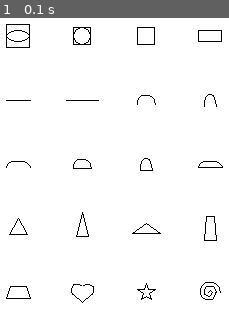
Above: before the commit, frame 1.
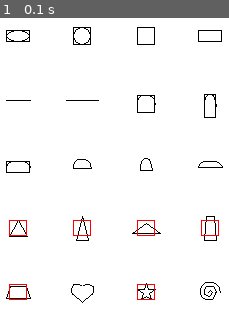
Above: after the commit, the same moment.

Repository: StellaSlater241203/GroupEProject
Game: pygame game, started from shapetesting.py
Same seed, same stepped clock (60 frames per second), same inputs: the game is played once before the commit and once after it.
Inputs:
- Up to frame 1 (0.1 s): no input

The runs differ from the first frame. In frame 1, 1.2% of the frame differs, in the area x 2-96%, y 2-97%.

Commit message:
more stuff

Diff:
--- a/Face Dataset Generator.py
+++ b/Face Dataset Generator.py
@@ -590,7 +590,7 @@
 def draw_face(face, featureGenOrder, featureNumbers, genOrder, eyeChecks, eyeCopiesFrom,
             eyeSides, noseChecks, mouthChecks, eyeShapes, noseShapes, mouthShapes, eyeSizes,
             noseSizes, mouthSizes, eyeRotations, noseRotations, mouthRotations):
-    largestRadius = [12,9,13,14,6,18,10,9,13,10,9,13,11,10,15,14,14,14,10,12]
+    largestRadius = [12,9,13,14,12,18,10,9,13,10,9,13,11,10,15,14,14,14,10,12]
     fluctuation = 5 #fluctuation mirrored features can be at
     eyeCentreCoords = []
     noseCentreCoords = []
@@ -932,7 +932,7 @@
 
 def decide_positions(face, featureGenOrder, eyeCentreCoords, noseCentreCoords, mouthCentreCoords, eyeShapes, side, noseShapes,
     mouthShapes, eyeSizes, noseSizes, mouthSizes, currentFeature, check, individualGenOrder, alreadyY, eyesDone, noseDone, mouthDone, positionY=0):
-    largestRadius = [12,9,13,14,6,18,10,9,13,10,9,13,11,10,15,14,14,14,10,12]
+    largestRadius = [12,9,13,14,12,18,10,9,13,10,9,13,11,10,15,14,14,14,10,12]
 
     #initial allowed region parameters so theyre never not defined cuz that was happening more often than id like to admit
     leftEyeSide = 116
--- a/shapetesting.py
+++ b/shapetesting.py
@@ -30,9 +30,9 @@
 pygame.display.set_caption("Show Image")
 
 
-coordList = [[-12,-6,24,12],[-9,-9,18,18],[-9,-9,18,18],[-12 …(124 unchanged characters)… -6,6,6,6],[-12,-3,24,12,-12,3,12,3],[-9,6,9,6,0,-10],[-6,8,6,8,0,-16],[-14,5,14,5,0,-5],[-4,-12,4,-12,6,12,- …(201 unchanged characters)…
-#                oval=0       circle=1      square=2        rect=3
-largestRadius = [12,9,13,14,6,18,10,9,13,10,9,13,11,10,15,14,14,14,10,12]
+coordList = [[-12,-6,24,12],[-9,-9,18,18],[-9,-9,18,18],[-12 …(124 unchanged characters)… -6,6,6,6],[-12,-3,24,12,-12,3,12,3],[-9,8,9,8,0,-8],[-6,12,6,12,0,-12],[-14,5,14,5,0,-5],[-4,-12,4,-12,6,12,- …(201 unchanged characters)…
+#                oval=0       circle=1      square=2        rect=3        line=4     longline=5    curvedline=6  dcurvedline=7  wcurvedline=8         semicircle=9               hsemioval=10            vsemioval=11         etriangle=12     litriangle=13    witriangle=14
+largestRadius = [12,9,13,14,12,18,10,9,13,10,9,13,11,10,15,14,14,14,10,12]
 '''for i in range(len(coordList)):
     coordx = random.randint(20,236)
     coordy = random.randint(20,236)
@@ -67,18 +67,21 @@
 
     if i == 0 or i == 1:
         pygame.draw.ellipse(canvas, black, coords, 1)
-        pygame.draw.rect(canvas, black, (coordx-largestRadius[i], coordy-largestRadius[i], largestRadius[i]*2, largestRadius[i]*2), 1)
+        pygame.draw.rect(canvas, black, coords, 1)
     elif i == 2 or i == 3:
         pygame.draw.rect(canvas, black, coords, 1)
     elif i == 4 or i == 5:
         pygame.draw.line(canvas, black, coords[0], coords[1], 1)
+        pygame.draw.rect(canvas, black, (coordx-12,coordy+0, 24, 1), 1)
     elif i == 6 or i == 7 or i == 8:
         pygame.draw.arc(canvas, black, coords, 0, pi, 1)
+        pygame.draw.rect(canvas, black, coords, 1)
     elif i == 9 or i == 10 or i == 11:
         pygame.draw.arc(canvas, black, coords[0], 0, pi, 1)
         pygame.draw.line(canvas, black, coords[1], coords[2], 1)
     elif i == 12 or i == 13 or i == 14 or i == 15 or i == 16 or i == 18:
         pygame.draw.polygon(canvas, black, coords, 1)
+        pygame.draw.rect(canvas, (255,0,0), (coordx-9,coordy-8,18,16), 1)
     elif i == 17:
         pygame.draw.arc(canvas, black, coords[0], (pi/4), (5*pi/4), 1)
         pygame.draw.arc(canvas, black, coords[1], (7*pi/4), (3*pi/4), 1)
@@ -90,6 +93,7 @@
         pygame.draw.arc(canvas, black, coords[2], 0, pi, 1)
         pygame.draw.arc(canvas, black, coords[3], pi, 2*pi, 1)
         pygame.draw.arc(canvas, black, coords[4], 0, pi, 1)
+    #pygame.draw.rect(canvas, (255,0,0), (coordx-largestRadius[i], coordy-largestRadius[i], largestRadius[i]*2, largestRadius[i]*2), 1)
 
     coordx += 64
     if coordx > 224:
